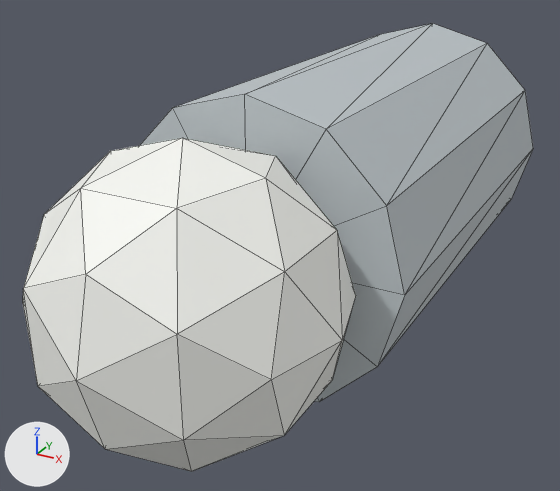
The glTF model models/city-pack/bollard.glb, before and after one commit.
Before and after are seen from a 50 mm camera at (1.11, -3.42, 0.98) aimed at (-0.07, -1.27, -0.1). Every picture has the same lights, and +X, +Y and +Z are marked at lower left. The older version comes first. Mesh edges are drawn as thin lines. Where no turn or scale is listed for an object, it has been applied to the vertices.

Objects in the first picture: 'g0', 'g1'.
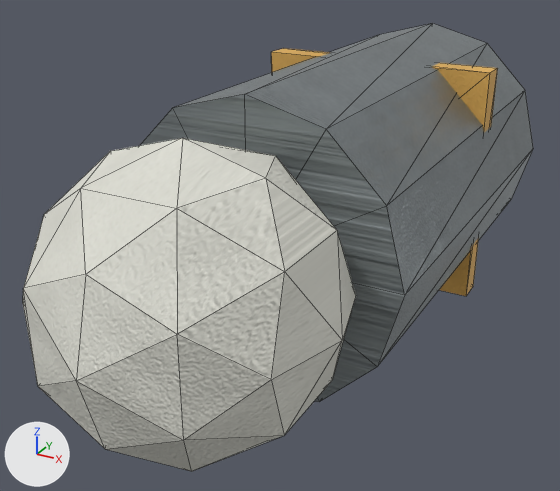
Boxes [x1, y1, x2, y2] around the edits, measured in the pictures (560 x 491 px):
'g1', recoloured: [23, 138, 356, 471] in both
'g0', recoloured (darker): [140, 23, 533, 402] in both
'yellowpaint', added: after [271, 48, 498, 296]

What the commit changed:
Picture 'steel_metal_rough.928f8bcbe430.png' (img_steel_metal_rough_928f8bcbe430_png) is new.
Picture 'steel_normal.589b96e45df2.png' (img_steel_normal_589b96e45df2_png) is new.
Picture 'steel_base.736cd9371f6f.png' (img_steel_base_736cd9371f6f_png) is new.
Picture 'whitepaint_metal_rough.a94581c12ce5.png' (img_whitepaint_metal_rough_a94581c12ce5_png) is new.
Picture 'whitepaint_base.509ef544cd50.png' (img_whitepaint_base_509ef544cd50_png) is new.
Picture 'whitepaint_normal.609f8bf5633e.png' (img_whitepaint_normal_609f8bf5633e_png) is new.
Picture 'yellowpaint_base.96f1af3144ae.png' (img_yellowpaint_base_96f1af3144ae_png) is new.
Picture 'yellowpaint_normal.46d72933b447.png' (img_yellowpaint_normal_46d72933b447_png) is new.
Picture 'yellowpaint_metal_rough.a4b6743ae357.png' (img_yellowpaint_metal_rough_a4b6743ae357_png) is new.
Material 'steel' (mat_steel) is new.
Uses the picture img_steel_base_736cd9371f6f_png.
Uses the picture img_steel_metal_rough_928f8bcbe430_png.
Uses the picture img_steel_normal_589b96e45df2_png.
Material 'whitepaint' (mat_whitepaint) is new.
Uses the picture img_whitepaint_base_509ef544cd50_png.
Uses the picture img_whitepaint_metal_rough_a94581c12ce5_png.
Uses the picture img_whitepaint_normal_609f8bf5633e_png.
Material 'yellowpaint' (mat_yellowpaint) is new.
Uses the picture img_yellowpaint_base_96f1af3144ae_png.
Uses the picture img_yellowpaint_metal_rough_a4b6743ae357_png.
Uses the picture img_yellowpaint_normal_46d72933b447_png.
me_g0 has 26 vertices, 48 faces and spans x -0.5..0.5, y -1.6..0.0, z -0.5..0.5.
me_g0 is used by ob_g0; location (0.0, 0.0, 0.0).
me_g0 no longer uses material mat_defaultmaterial.
me_g0 part 2: vertex colours changed.
me_g0 gains material mat_steel.
me_g1 has 42 vertices, 80 faces and spans x -0.45..0.45, y -2.35..-1.45, z -0.45..0.45.
me_g1 is used by ob_g1; location (0.0, 0.0, 0.0).
me_g1 no longer uses material mat_defaultmaterial_001.
me_g1 part 1: vertex colours changed.
me_g1 gains material mat_whitepaint.
Mesh me_yellowpaint is new.
It is a box spanning x -0.44..0.44, y -0.67..-0.57, z -0.44..0.44.
It uses material mat_yellowpaint.
Object 'yellowpaint' (ob_yellowpaint) is new; it shows me_yellowpaint.
Its location is (0.0, 0.0, 0.0).
